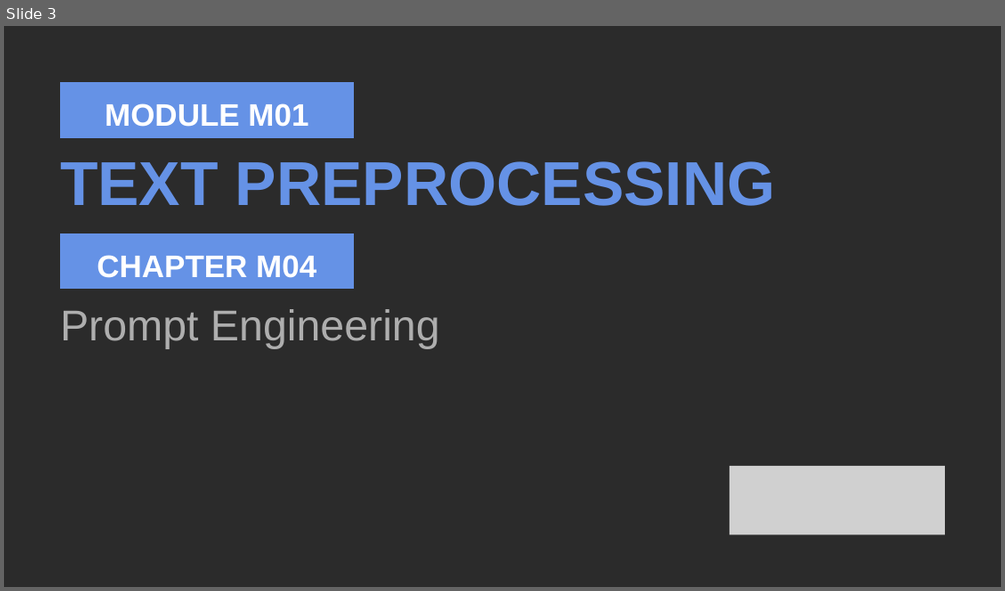
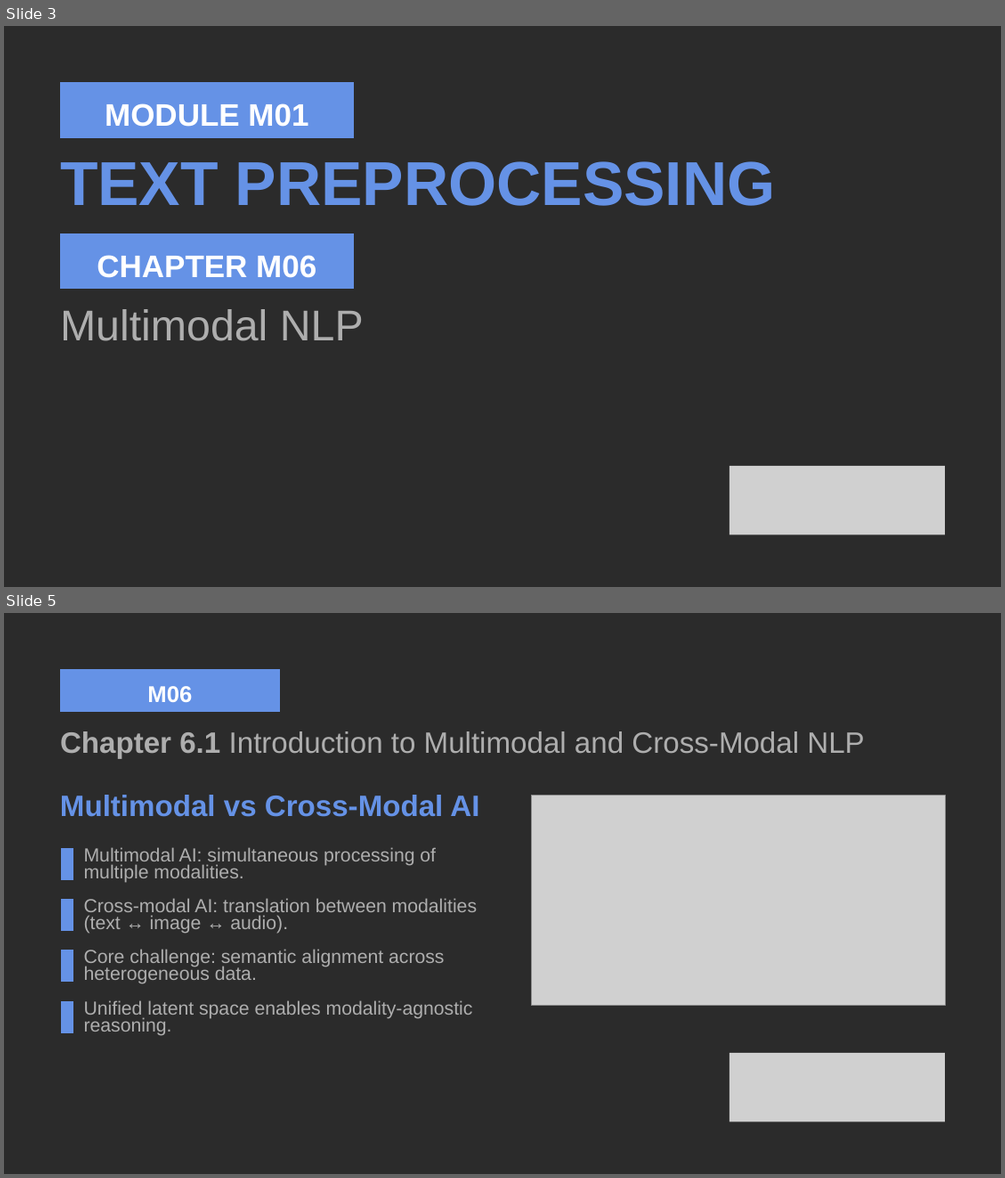
Before and after one commit to rausejop/ai, a slide deck: M06 Multimodal NLP/DEF_M06 Multimodal NLP.pptx. Shown one above the other, each under a label of ours: slide 3 before the commit, slides 3 and 5 after it; the slides between them are not shown. The pictures are 1005x591 and 1005x1178 pixels, drawn with LibreOffice and Linux fonts; fonts in the diff are those of the drawing; grey boxes stand for pictures; background and template pictures are left out; a plain dark background stands for a picture behind light text. Boxes give left, top, right and bottom in pixels: in the first picture for what was removed or moved away, otherwise in the second. Text is boxed around its words. In the diff, an @@ line names an element or a change of style, - is before the commit and + after.

```diff
--- a/M06 Multimodal NLP/DEF_M06 Multimodal NLP.pptx
+++ b/M06 Multimodal NLP/DEF_M06 Multimodal NLP.pptx
@@ slide 5 added at (x1=4, y1=613, x2=1001, y2=1174), background picture (left out) @@
@@ freeform shape added at (x1=60, y1=669, x2=280, y2=711), fill #6592E6 @@
@@ text added at (x1=112, y1=686, x2=228, y2=702), 33 pt, text #FFFFFF, bold @@
+M01.1 BPE
@@ text added at (x1=147, y1=686, x2=192, y2=702), 33 pt, text #FFFFFF, bold @@
+M06
@@ text added at (x1=60, y1=731, x2=864, y2=758), 42.6 pt, text #AEAEAE @@
+Chapter 6.1 Introduction to Multimodal and Cross-Modal NLP
@@ text added at (x1=60, y1=795, x2=479, y2=817), 42.6 pt, text #6592E6, bold @@
+Multimodal vs Cross-Modal AI
@@ picture added at (x1=531, y1=795, x2=945, y2=1005) @@
@@ freeform shape added at (x1=61, y1=848, x2=73, y2=880), fill #6592E6 @@
@@ text added at (x1=84, y1=847, x2=477, y2=1036), 27.3 pt, text #AEAEAE @@
+Multimodal AI: simultaneous processing of multiple modalities.
+Cross-modal AI: translation between modalities (text ↔ image ↔ audio).
+Core challenge: semantic alignment across heterogeneous data.
+Unified latent space enables modality-agnostic reasoning.
@@ freeform shape added at (x1=61, y1=899, x2=73, y2=931), fill #6592E6 @@
@@ freeform shape added at (x1=61, y1=950, x2=73, y2=981), fill #6592E6 @@
@@ freeform shape added at (x1=61, y1=1001, x2=73, y2=1033), fill #6592E6 @@
@@ picture added at (x1=729, y1=1053, x2=945, y2=1121) @@
@@ slide 3 changed as well @@
@@ text at (x1=97, y1=255, x2=316, y2=278): text changed @@
-CHAPTER M04
+CHAPTER M06
@@ text at (x1=60, y1=309, x2=364, y2=341): text changed @@
-Prompt Engineering
+Multimodal NLP
```
Also in this commit, not shown: 1 other slide changed, 19 other slides added, 28 slides removed, 1 other file.
